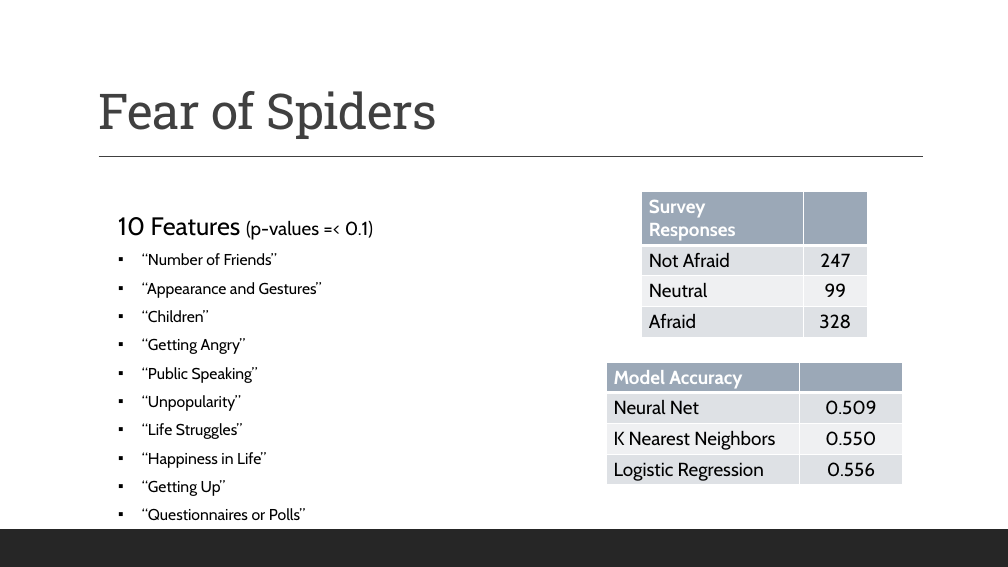
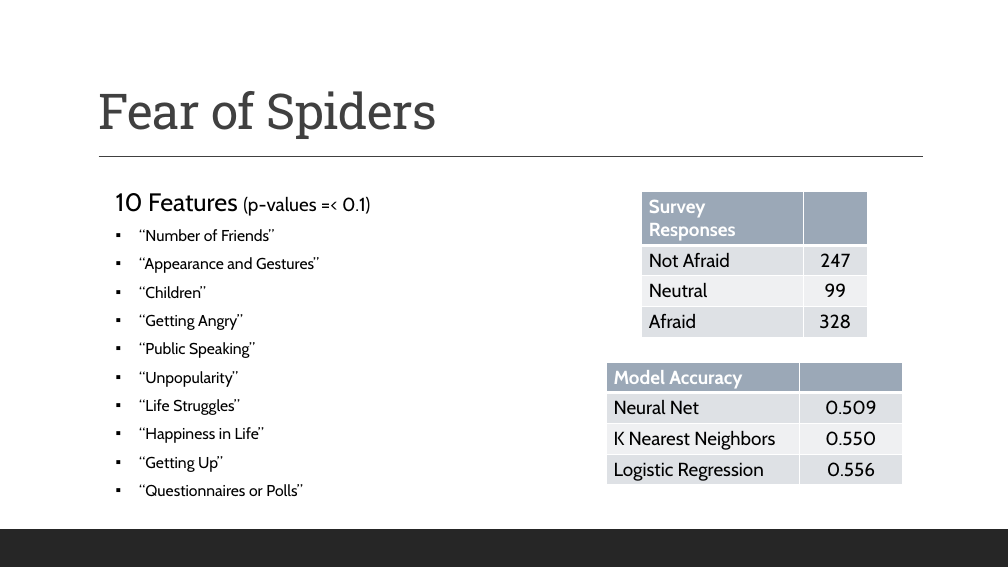
Before and after one commit to BDomogalla/machine-learning-project, a slide deck: slide 15 of machine_learning_pp.pptx. Drawn at 1008x567 pixels with LibreOffice and Linux fonts; fonts in the diff are those of the drawing. Boxes give left, top, right and bottom in pixels: in the first picture for what was removed or moved away, otherwise in the second. Text is boxed around its words. In the diff, an @@ line names an element or a change of style, - is before the commit and + after.

Commit message:
Updated powerpoint

```diff
--- a/machine_learning_pp.pptx
+++ b/machine_learning_pp.pptx
@@ text "10 Features (p-values =< 0.1)": place and size @@
-text "10 Features (p-values =< 0.1)" at bbox=[118, 217, 373, 520]
+text "10 Features (p-values =< 0.1)" at bbox=[116, 193, 370, 497]
```
Also in this commit, not shown: 1 other slide changed.
